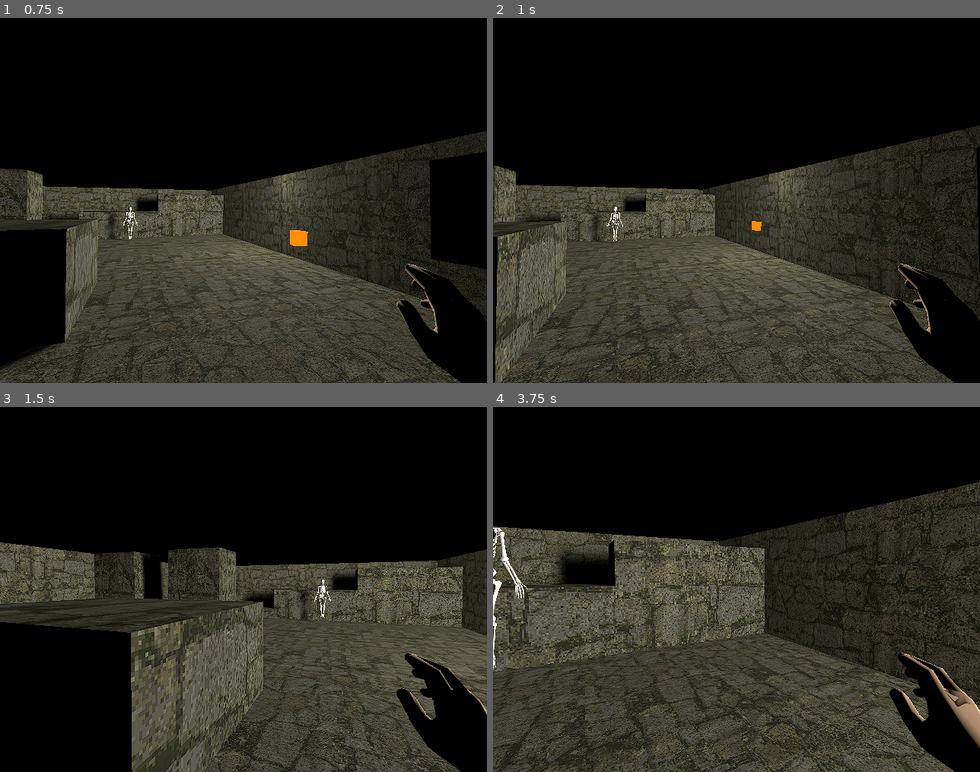
Above: before the commit, frames 1-4 (two rows, left to right).
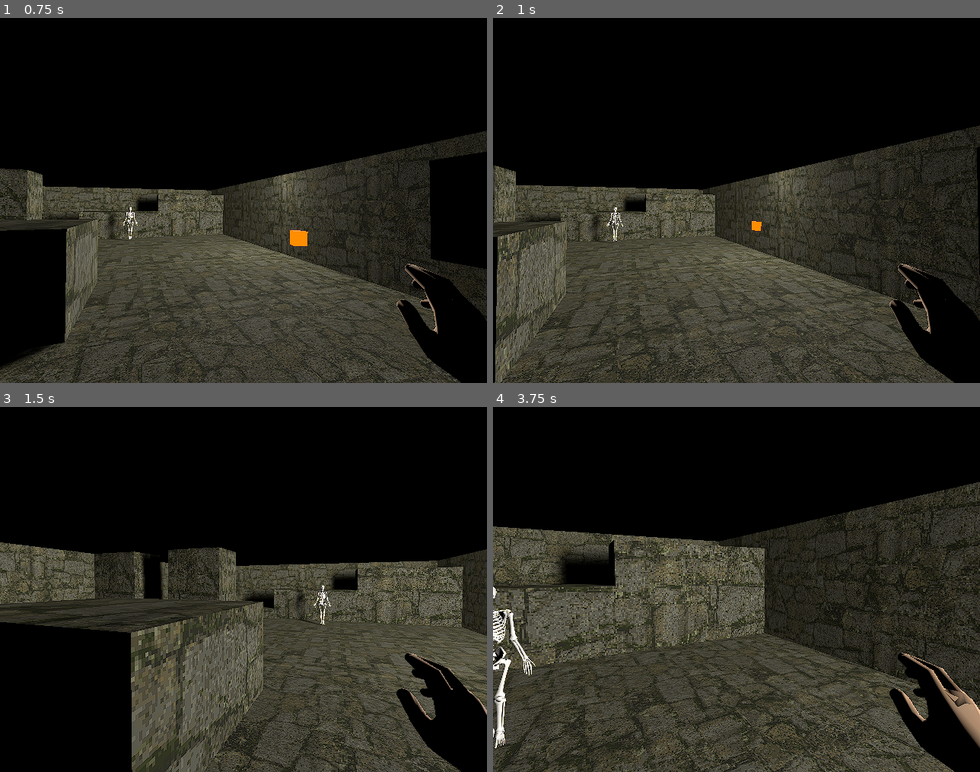
Above: after the commit, the same moments.

Repository: Georgii-Malyshev/godot-3d-project-1
Game: Godot game, scene res://game/Main.tscn
The game is run twice, just before and just after one commit, with the same random seed, the same clock (stepped at 60 frames per second) and the same inputs.
Inputs (mouse positions are in pixels of both pictures, inside the frame that each line leads up to):
- Up to frame 1 (0.75 s): tap Enter at 0.5 s; move the mouse to (267, 200) at 0.52 s; hold W (move_forward) from 0.53 s (still down); click (267, 200) at 0.6 s
- Up to frame 2 (1 s): keep holding W (move_forward)
- Up to frame 3 (1.5 s): keep holding W (move_forward); move the mouse to (219, 589) at 1.27 s; tap Shift (run) at 1.35 s
- Up to frame 4 (3.75 s): keep holding W (move_forward); move the mouse to (746, 582) at 2.02 s; hold Ctrl (sneak) 2.03-2.78 s; move the mouse to (731, 596) at 2.77 s; click (731, 596) at 2.85 s; move the mouse to (775, 593) at 3.52 s; hold Shift (run) from 3.53 s (still down)

Frame 1 is identical in both runs. In frame 2, less than 0.1% of the frame differs, in the area x 23-27%, y 51-62%; in frame 3, 0.3%; in frame 4, 1.4%, in the area x 0-9%, y 32-94%.

Commit message:
Stop non-flying enemy from flying up when moving on navigation mesh

Diff:
--- a/game/creatures/zombie_1/Zombie1.gd
+++ b/game/creatures/zombie_1/Zombie1.gd
@@ -37,20 +37,26 @@
 
 func _physics_process(delta):
 
-	var direction : Vector3
+	var direction : Vector3 = Vector3.ZERO
 
 	# apply gravity
 	direction.y -= gravity * delta
 
 	if path_node_index < path.size():  # if current node isn't the last one on the path
-		direction = direction + (path[path_node_index] - global_transform.origin)
+		var pathfinding_direction : Vector3 = (path[path_node_index] - global_transform.origin)
+		# TODO rewrite into something less verbose
+		# Enemies that don't fly can move "deliberately" only on X&Z axes,
+		# so reset the Y coordinate of their "intended" direction of movement to zero
+		# and let their navigation meshes provide info that will be used to calculate path
+		# to positions that are higher/lower than current Y coordinate
+		pathfinding_direction.y = 0
+		direction = direction + pathfinding_direction
 
 		if direction.length() < 0.5:
 			path_node_index += 1  # start using the next node in the path
 		else:
 			# move towards the current node along the direction vector
-			#move_and_slide_with_snap(direction.normalized() * movement_speed, Vector3.DOWN, Vector3.UP)
-			move_and_slide_with_snap(direction * movement_speed, Vector3.DOWN, Vector3.UP)
+			move_and_slide_with_snap(direction.normalized() * movement_speed, Vector3.DOWN, Vector3.UP)
 
 
 func update_path_to(target_pos):
